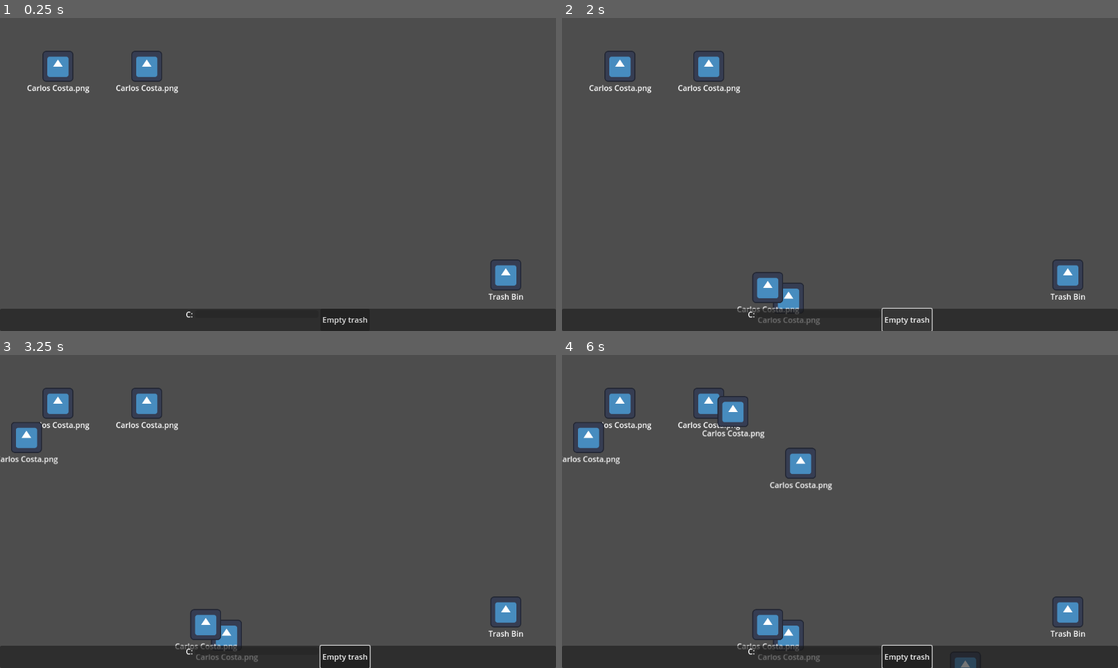
Above: before the commit, frames 1-4 (two rows, left to right).
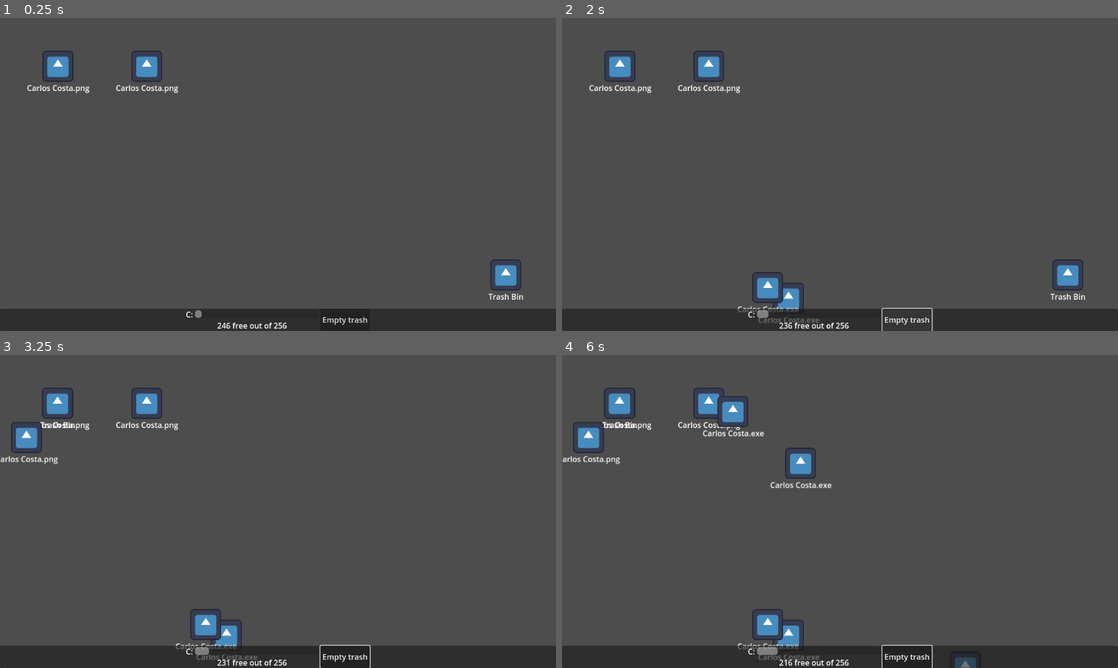
Above: after the commit, the same moments.

Repository: VileOar/ludum-dare-54
Game: Godot game, scene res://scenes/main.tscn
Same seed, same stepped clock (60 frames per second), same inputs: the game is played once before the commit and once after it. The engine's default icon, where the game draws it, is replaced by a stand-in: a white triangle on a blue panel in a dark square.
Inputs (mouse positions are in pixels of both pictures, inside the frame that each line leads up to):
- Up to frame 1 (0.25 s): no input
- Up to frame 2 (2 s): click "Empty trash" at 0.5 s; click "Empty trash" at 1.25 s
- Up to frame 3 (3.25 s): click "Empty trash" at 2 s; tap Enter at 2.75 s; drag from (505, 611) to (55, 401) at 2.77 s
- Up to frame 4 (6 s): tap Space at 3.5 s; drag from (728, 527) to (617, 401) at 3.52 s; move the mouse to (895, 442) at 4.27 s; click (895, 442) at 4.42 s; drag from (812, 574) to (706, 401) at 5.02 s; move the mouse to (1006, 558) at 5.77 s; click (1006, 558) at 5.92 s

The runs differ from the first frame. In frame 1, 0.2% of the frame differs, in the area x 35-52%, y 93-100%; in frame 2, 0.3%; in frame 3, 0.8%; in frame 4, 1.0%, in the area x 7-95%, y 11-100%.
Error before the commit: Parse Error: Could not parse global class "DraggableFile" from "res://scripts/draggable_file.gd". (res://scripts/systems/disk_space_manager.gd:24)

Commit message:
Increase Rate EXE file

Diff:
--- /dev/null
+++ b/scenes/files/executable_file.tscn
@@ -0,0 +1,16 @@
+[gd_scene load_steps=3 format=3 uid="uid://c0b5v2u8afjtv"]
+
+[ext_resource type="PackedScene" uid="uid://dv0gqt42k76sy" path="res://scenes/files/draggable_file.tscn" id="1_q8ia0"]
+[ext_resource type="Script" path="res://scripts/executable_file.gd" id="2_qia5g"]
+
+[node name="ExecutableFile" instance=ExtResource("1_q8ia0")]
+script = ExtResource("2_qia5g")
+
+[node name="Label" parent="." index="2"]
+text = "Carlos Costa.exe"
+
+[node name="IncreaseSpawnTimer" type="Timer" parent="." index="4"]
+wait_time = 3.0
+one_shot = true
+
+[connection signal="timeout" from="IncreaseSpawnTimer" to="." method="_on_increase_spawn_timer_timeout"]
--- a/scenes/main.tscn
+++ b/scenes/main.tscn
@@ -1,9 +1,10 @@
-[gd_scene load_steps=5 format=3 uid="uid://dbv62ldbf64mb"]
+[gd_scene load_steps=6 format=3 uid="uid://dbv62ldbf64mb"]
 
 [ext_resource type="PackedScene" uid="uid://bj5y314d3ssba" path="res://scenes/spawner.tscn" id="1_5sg88"]
 [ext_resource type="Script" path="res://scripts/systems/disk_space_manager.gd" id="2_8ua7v"]
 [ext_resource type="PackedScene" uid="uid://crlkuni2202pw" path="res://scenes/desktop.tscn" id="2_jclm6"]
 [ext_resource type="PackedScene" uid="uid://di25hfxjvfugn" path="res://scenes/ui/toolbar.tscn" id="4_gx0xd"]
+[ext_resource type="PackedScene" uid="uid://c0b5v2u8afjtv" path="res://scenes/files/executable_file.tscn" id="5_2hex5"]
 
 [node name="Main" type="Node2D"]
 
@@ -17,6 +18,7 @@
 script = ExtResource("2_8ua7v")
 
 [node name="Desktop" parent="." instance=ExtResource("2_jclm6")]
+increase_spawn_scene = ExtResource("5_2hex5")
 
 [connection signal="new_file" from="Spawner" to="Desktop" method="_on_spawner_new_file"]
 [connection signal="space_update" from="DiskSpaceManager" to="CanvasLayer/Toolbar" method="_on_disk_space_manager_space_update"]
--- a/scripts/autoloads/global.gd
+++ b/scripts/autoloads/global.gd
@@ -8,6 +8,8 @@
 
 enum FileTypes {
 	NORMAL, ## a simple file with no gimmicks
+	INCREASE_SPAWN_EXE, ## increase the spawn rate considerably
+	CORRUPTED_FOLDER, ## "explodes" in several files when deleted
 #	ERROR_MESSAGE_EXE, ## infintely spawns error messages
 #	ADD_POPUP_EXE, ## spawns an add popup
 	# TODO: add more as needed
--- a/scripts/autoloads/signal_manager.gd
+++ b/scripts/autoloads/signal_manager.gd
@@ -13,3 +13,5 @@
 signal empty_trash
 
 signal file_created(file)
+
+signal change_spawn_time(time)
--- a/scripts/draggable_file.gd
+++ b/scripts/draggable_file.gd
@@ -7,9 +7,6 @@
 @onready var rect = get_viewport_rect()
 @onready var xx = rect.size.x/2 - 20
 @onready var yy = rect.size.y/2 - 20
-
-## default file size
-var file_size := 5
 
 ## default file size
 var file_size := 5
@@ -56,3 +53,6 @@
 	# Put file on "top" of parent children
 	var parent = get_parent()
 	get_parent().move_child(self, -1)
+
+func delete():
+	queue_free()
--- /dev/null
+++ b/scripts/executable_file.gd
@@ -0,0 +1,19 @@
+extends DraggableFile
+
+@onready var increase_spawn_timer = $IncreaseSpawnTimer
+var type : Global.FileTypes
+
+func delete():
+	hide()
+	match type:
+		Global.FileTypes.INCREASE_SPAWN_EXE:
+			increase_spawn_rate()
+
+## Increase Spawn
+func increase_spawn_rate():
+	SignalManager.change_spawn_time.emit(0.2)
+	increase_spawn_timer.start()
+
+func _on_increase_spawn_timer_timeout():
+	SignalManager.change_spawn_time.emit(1)
+	queue_free()
--- a/scripts/systems/desktop.gd
+++ b/scripts/systems/desktop.gd
@@ -3,17 +3,29 @@
 
 ## TODO: make this a dict in order to hold all file types' scenes
 @export var file_scene : PackedScene
+@export var increase_spawn_scene : PackedScene
+@export var corrupted_folder_scene : PackedScene
 
 
 ## connected to the Spawner's new file signal in main scene
 func _on_spawner_new_file(file_type):
+	var file_pos = _get_position_within_bounds()
+	var new_file
 	match file_type:
 		Global.FileTypes.NORMAL:
-			var file_pos = _get_position_within_bounds()
-			var new_file = file_scene.instantiate()
-			new_file.position = file_pos
-			add_child(new_file)
+			new_file = file_scene.instantiate()
+		Global.FileTypes.INCREASE_SPAWN_EXE:
+			new_file = increase_spawn_scene.instantiate()
+			new_file.type = Global.FileTypes.INCREASE_SPAWN_EXE
+		Global.FileTypes.CORRUPTED_FOLDER:
+			new_file = corrupted_folder_scene.instantiate()
+			new_file.type = Global.FileTypes.CORRUPTED_FOLDER
 
+	create_file(new_file, file_pos)
+
+func create_file(file_instance, file_pos):
+	file_instance.position = file_pos
+	add_child(file_instance)
 
 ## return a position within desktop bounds
 func _get_position_within_bounds():
--- a/scripts/systems/file_spawner.gd
+++ b/scripts/systems/file_spawner.gd
@@ -6,6 +6,9 @@
 signal new_file(file_type)
 
 @onready var spawn_timer = $SpawnTimer
+
+func _ready():
+	SignalManager.change_spawn_time.connect(change_spawn_time)
 
 ## if this variable is true, spawn files periodically
 var enable_spawning : bool = true:
@@ -26,3 +29,6 @@
 	new_file.emit(type)
 
 	spawn_timer.start(spawn_time)
+
+func change_spawn_time(time):
+	spawn_time = time
--- a/scripts/trash_bin.gd
+++ b/scripts/trash_bin.gd
@@ -17,7 +17,7 @@
 func remove_file(file : DraggableFile):
 	if file.name == "TrashBin" or not mouse_hovered: return
 	total_space += file.file_size
-	file.queue_free()
+	file.delete()
 
 func remove_files(files : Array):
 	for i in range(files.size() - 1, -1, -1):
